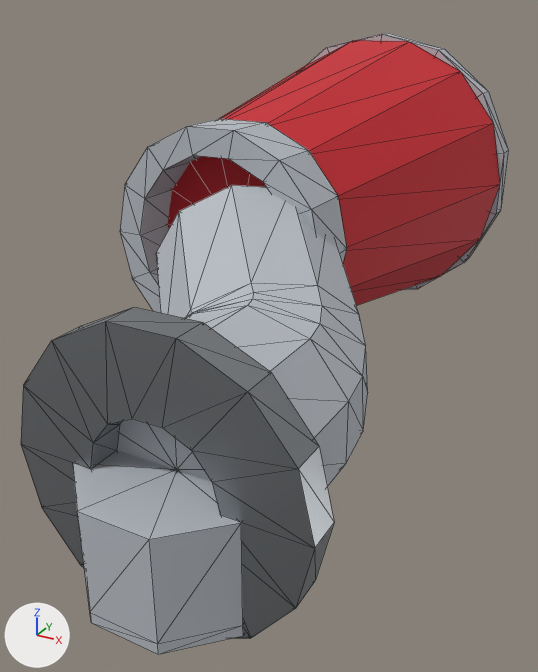
The glTF model assets/parts/intake/airflow/airflow_76_cone/kaze_gt.glb, before and after one commit.
Rendered twice from a camera (50 mm lens) standing at (0.115, -0.151, 0.166) and looking at (-0.032, 0.115, 0.033). Every picture has the same lights, and +X, +Y and +Z are marked at lower left. The first picture is the older version. Mesh edges are drawn as thin lines. Where no turn or scale is listed for an object, it has been applied to the vertices. Vertices at exactly the same position are counted once.

Before the edit, the objects in view are built like this:
```python
me_model = bpy.data.meshes.new('model')
me_model.from_pydata(...)  # 258 vertices, 504 faces; spans x -0.089..0.089, y -0.161..0.161, z -0.081..0.081
# faces by material slot: [112, 392]
me_model.materials.append(mat_raw_metal)  # grey #a3a7ab
me_model.materials.append(mat_car_atlas)  # picture img_car_atlas
ob_model = bpy.data.objects.new('model', me_model)
ob_model.location = (-0.0373, 0.1312, 0.0714)
```
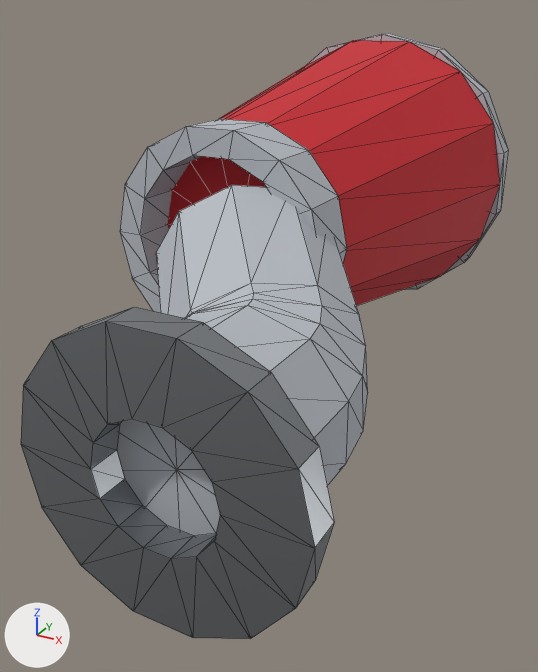
The newer file is also turned or shifted as a whole; pictures and numbers use the older file's frame.

The change in detail:
me_model is used by ob_model.
me_model had 258 vertices, 504 faces and spanned x -0.089..0.089, y -0.161..0.161, z -0.081..0.081.
me_model now has 233 vertices, 456 faces and spans x -0.089..0.089, y -0.143..0.161, z -0.081..0.081.
Part 1, on me_model:
25 vertices are removed from x 0.008..0.067, y -0.161..-0.102, z -0.071..-0.031.
48 faces are deleted.

Where the change shows, as pixel boxes (x1, y1, x2, y2) in the pictures (538 x 672 px):
'model', reshaped
    before: (21, 33, 508, 655)
    after: (21, 33, 508, 639)
part 1 of me_model, deleted
    before: (73, 450, 244, 655)
